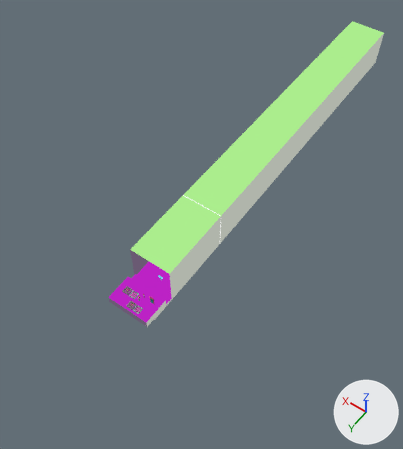
An edit to the glTF model assets/scenes/jam6scene1.glb, drawn before and after from the same camera.
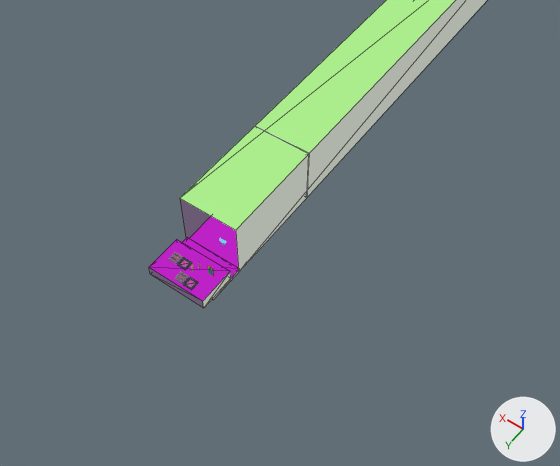
Each version appears first whole from a camera (50 mm lens) standing at (-406.0, 529.0, 980.0) and looking at (65.0, -130.0, -56.0), and next in a close-up from a camera (50 mm lens) standing at (-441.0, 581.0, 898.0) and looking at (-63.0, 52.0, 66.0). The lights are fixed; the arrows at lower right show +X, +Y and +Z. The close-ups show mesh edges as thin lines. Where no turn or scale is listed for an object, it has been applied to the vertices.
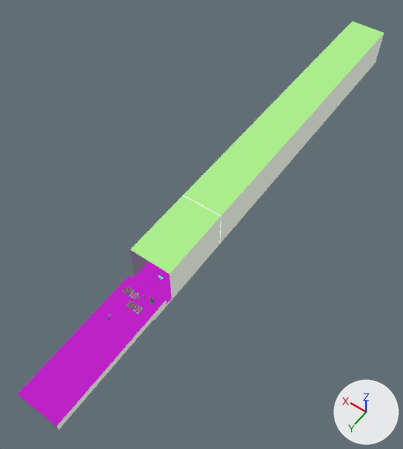
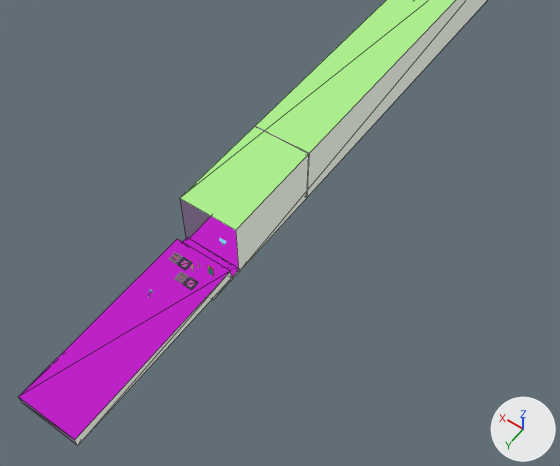
Commit message: initial pass at standing cube spitters

Location of each change, [x1, y1, x2, y2] in pixels of the close-ups (560 x 466 px):
'Cube (1)', moved, rescaled (157% wider, 197% taller)
    before: [149, 239, 231, 308]
    after: [19, 239, 231, 446]

Patch to the scene script:
```diff
--- a/assets/scenes/jam6scene1.glb.py
+++ b/assets/scenes/jam6scene1.glb.py
@@ ob_cube__1 @@
 ob_cube__1 = bpy.data.objects.new('Cube (1)', me_cube__1)
-ob_cube__1.location = (41.0, 130.0, -22.0)
-ob_cube__1.scale = (0.984, 1.0, 1.0)
+ob_cube__1.location = (41.0, 254.0, -22.0)
+ob_cube__1.scale = (0.984, 5.0, 1.0)
```
